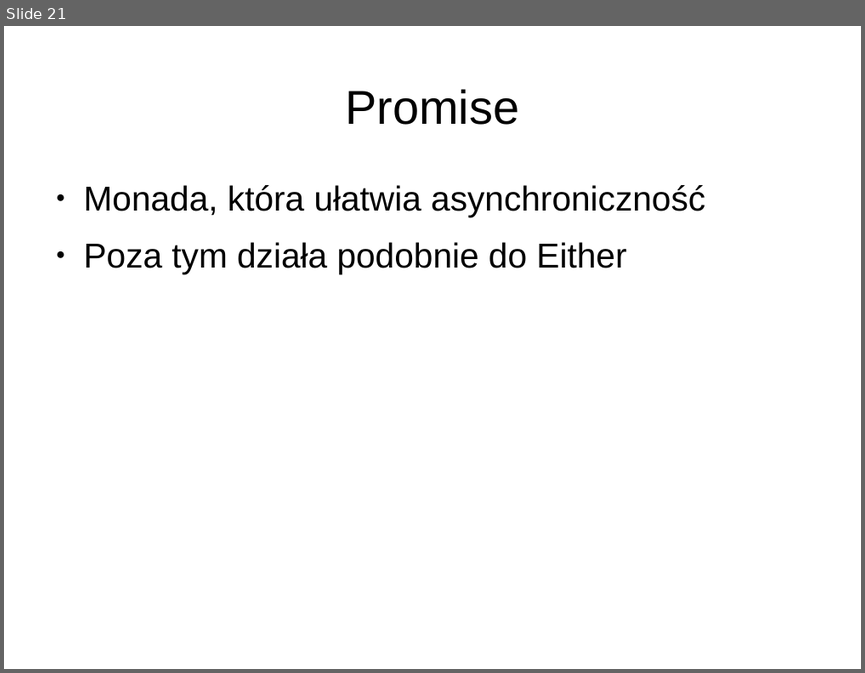
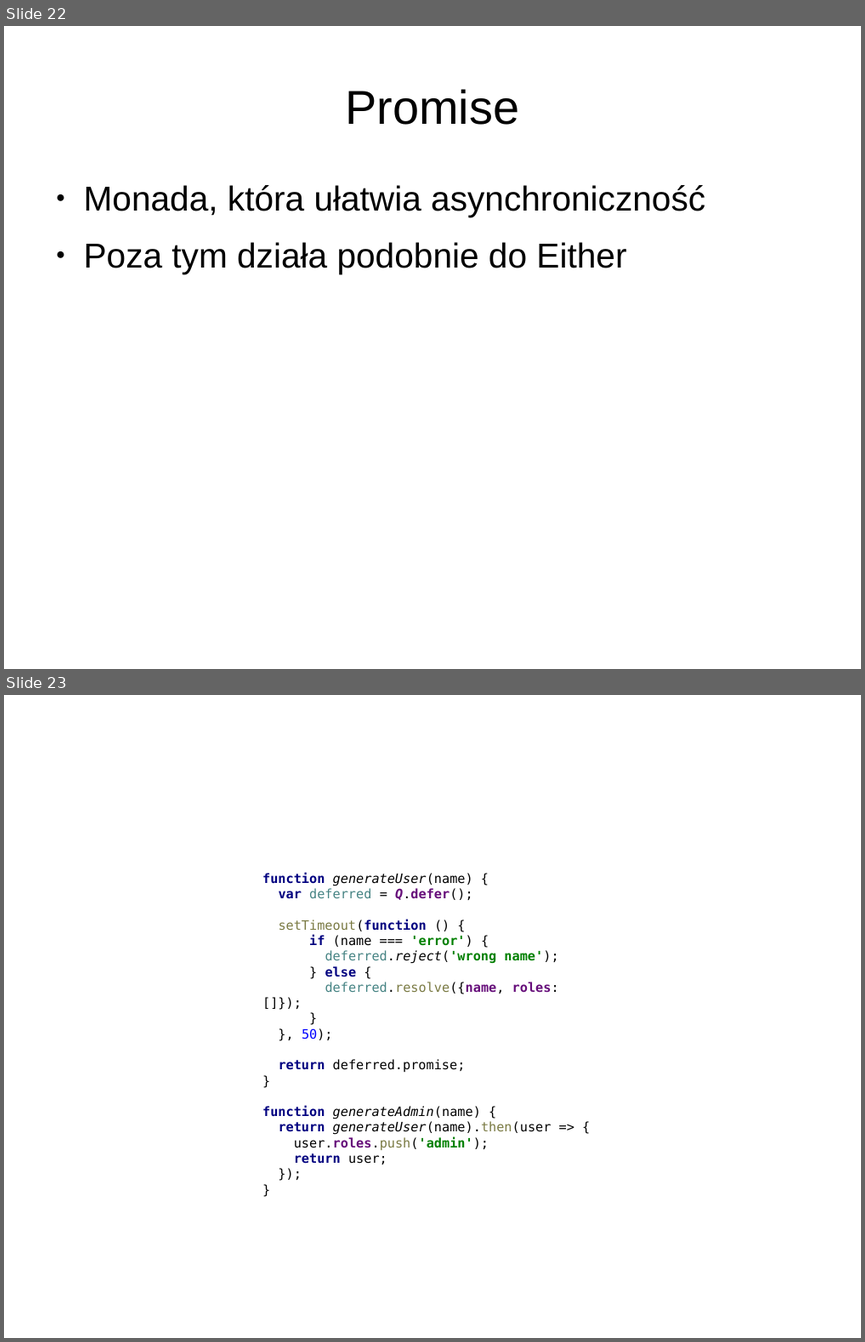
Before and after one commit to sielakos/js-monads, a slide deck: monads.odp. Shown one above the other, each under a label of ours: slide 21 before the commit, slides 22 and 23 after it. The pictures are 865x673 and 865x1342 pixels, drawn with LibreOffice and Linux fonts; fonts in the diff are those of the drawing. Boxes give left, top, right and bottom in pixels: in the first picture for what was removed or moved away, otherwise in the second. Text is boxed around its words. In the diff, an @@ line names an element or a change of style, - is before the commit and + after.

Commit message:
promises examples

```diff
--- a/monads.odp
+++ b/monads.odp
@@ slide 23 added at (x1=4, y1=695, x2=861, y2=1338), background #FFFFFF @@
@@ text added at (x1=262, y1=872, x2=559, y2=1164), 12 pt, text #000000 @@
+function generateUser(name) {
+var deferred = Q.defer();
+setTimeout(function () {
+if (name === 'error') {
+deferred.reject('wrong name');
+} else {
+deferred.resolve({name, roles: []});
+}
+}, 50);
+return deferred.promise;
+}
+function generateAdmin(name) {
+return generateUser(name).then(user => {
+user.roles.push('admin');
+return user;
+});
+}
@@ what was slide 21 is now slide 22 @@
```
Also in this commit, not shown: 2 other slides added, 8 other files.
